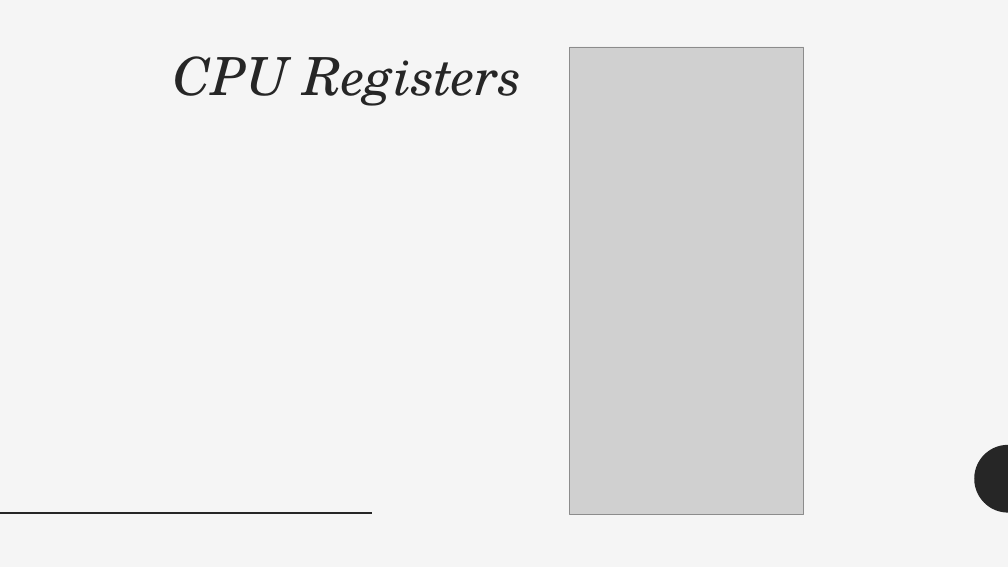
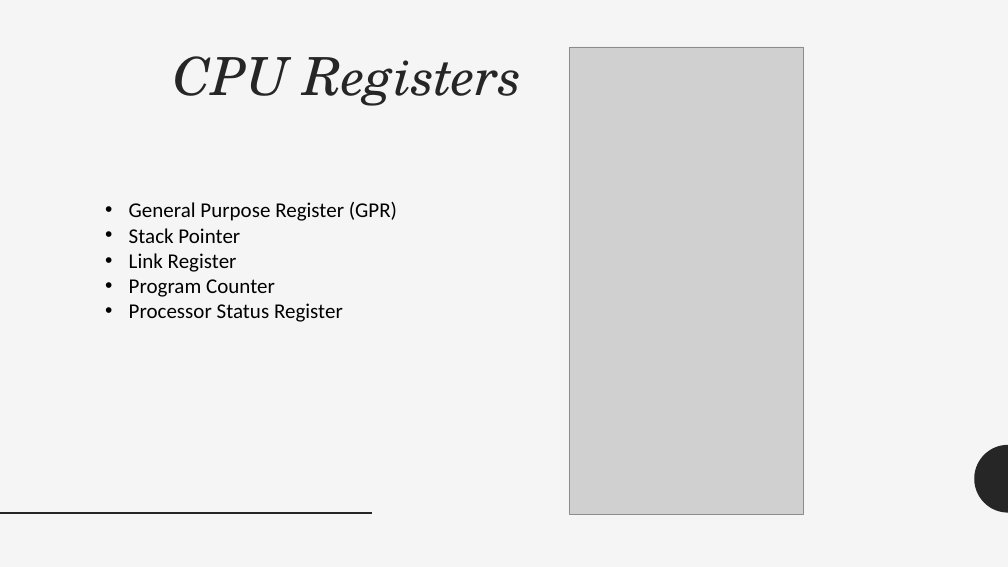
Before and after one commit to manuwira/intro_Team6, a slide deck: slide 4 of PräsentationIntro.pptx (slide 5 before the commit). Drawn at 1008x567 pixels with LibreOffice and Linux fonts; fonts in the diff are those of the drawing; grey boxes stand for pictures. Boxes give left, top, right and bottom in pixels: in the first picture for what was removed or moved away, otherwise in the second. Text is boxed around its words. In the diff, an @@ line names an element or a change of style, - is before the commit and + after.

```diff
--- a/PräsentationIntro.pptx
+++ b/PräsentationIntro.pptx
@@ text added at (129,202,397,322), 20 pt, text #000000 @@
+• General Purpose Register (GPR)
+• Stack Pointer
+• Link Register
+• Program Counter
+• Processor Status Register
```
Also in this commit, not shown: 3 other slides changed, 3 slides added, 3 slides removed.
